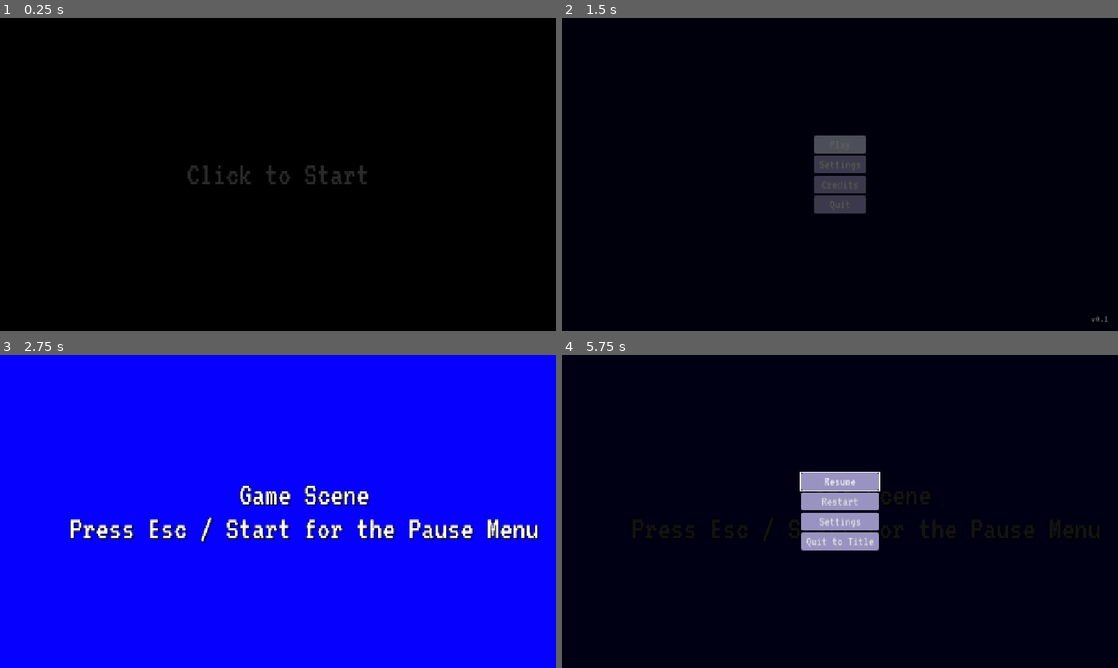
Above: before the commit, frames 1-4 (two rows, left to right).
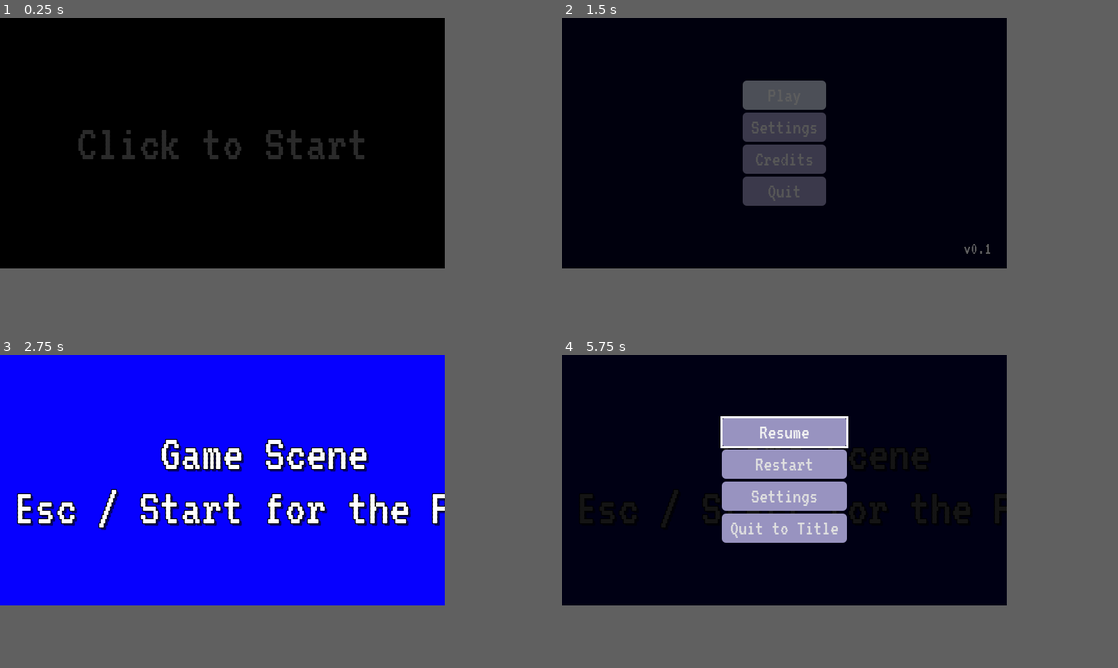
Above: after the commit, the same moments.

Repository: JeremyMarkWilcox/Pet-Game
Game: Godot game, scene res://core/ui/boot.tscn
The game is run twice, just before and just after one commit, with the same random seed, the same clock (stepped at 60 frames per second) and the same inputs. Sound files missing from this copy of the repository are replaced by a short silence.
Inputs (mouse positions are in pixels of both pictures, inside the frame that each line leads up to):
- Up to frame 1 (0.25 s): no input
- Up to frame 2 (1.5 s): click "Play" at 0.5 s; click "Play" at 1.25 s
- Up to frame 3 (2.75 s): tap Enter at 2 s; move the mouse to (400, 495) at 2.02 s; hold Right (ui_right) from 2.03 s (still down); click (400, 495) at 2.17 s
- Up to frame 4 (5.75 s): tap Space at 2.75, 4.25 s; move the mouse to (728, 527) at 2.77 s; release Right (ui_right) at 2.78 s; hold Down (ui_down) 2.78-3.53 s; tap Enter at 3.5, 5 s; move the mouse to (895, 442) at 3.52 s; hold Right (ui_right) 3.53-4.28 s; move the mouse to (812, 574) at 4.27 s; hold Up (ui_up) 4.28-5.03 s; click (812, 574) at 4.42 s; move the mouse to (1006, 558) at 5.02 s; hold Left (ui_left) from 5.03 s (still down); tap Escape (pause) at 5.65 s
In our replay, the window is 800x450 before the commit and 640x360 after it. These sizes can differ from the game's own. Grey fills any space a smaller window leaves; there, only what the larger window draws over its background counts as a difference.

The runs differ from the first frame. In frame 1, 1.8% of the frame differs, in the area x 14-66%, y 35-54%; in frame 2, 7.0%; in frame 3, 9.3%, in the area x 3-97%, y 26-60%; in frame 4, 9.0%.

Commit message:
Started setting up the project

Diff:
--- a/core/autoloads/settings.gd
+++ b/core/autoloads/settings.gd
@@ -12,8 +12,6 @@
 var flashing := true
 
 var _config := ConfigFile.new()
-
-var game_speed := 1.0
 
 func _ready() -> void:
 	load_settings()
@@ -55,7 +53,6 @@
 	_config.set_value("display", "ui_scale", ui_scale)
 	_config.set_value("accessibility", "screen_shake", screen_shake)
 	_config.set_value("accessibility", "flashing", flashing)
-	_config.set_value("gameplay", "game_speed", game_speed)
 	var error := _config.save(CONFIG_PATH)
 	if error != OK:
 		push_warning("Settings: could not save %s" % CONFIG_PATH)
@@ -70,7 +67,6 @@
 	ui_scale = _config.get_value("display", "ui_scale", ui_scale)
 	screen_shake = _config.get_value("accessibility", "screen_shake", screen_shake)
 	flashing = _config.get_value("accessibility", "flashing", flashing)
-	game_speed = _config.get_value("gameplay", "game_speed", game_speed)
 
 
 func _apply_all() -> void:
@@ -79,7 +75,6 @@
 	if not OS.has_feature("web"):  # browsers only allow fullscreen after a click
 		_apply_fullscreen()
 	get_tree().root.content_scale_factor = ui_scale
-	Engine.time_scale = game_speed
 
 
 func _apply_volume(bus: String) -> void:
@@ -94,9 +89,3 @@
 func _apply_fullscreen() -> void:
 	var mode := DisplayServer.WINDOW_MODE_FULLSCREEN if fullscreen else DisplayServer.WINDOW_MODE_WINDOWED
 	DisplayServer.window_set_mode(mode)
-
-
-func set_game_speed(value: float) -> void:
-	game_speed = value
-	Engine.time_scale = game_speed
-	changed.emit()
--- a/core/ui/settings_menu.gd
+++ b/core/ui/settings_menu.gd
@@ -12,8 +12,6 @@
 @export var back_button: Button
 @export var controls_button: Button
 @export var controls_menu: BaseMenu
-@export var game_speed_slider: HSlider
-@export var game_speed_value_label: Label
 @export var ui_scale_down_button: Button
 @export var ui_scale_up_button: Button
 @export var ui_scale_value_label: Label
@@ -30,7 +28,6 @@
 	shake_toggle.toggled.connect(Settings.set_screen_shake)
 	flash_toggle.toggled.connect(Settings.set_flashing)
 	back_button.pressed.connect(MenuManager.close_menu)
-	game_speed_slider.value_changed.connect(_on_game_speed_changed)
 	ui_scale_down_button.pressed.connect(_step_ui_scale.bind(-1))
 	ui_scale_up_button.pressed.connect(_step_ui_scale.bind(1))
 
@@ -53,15 +50,6 @@
 	super()
 
 
-func _on_game_speed_changed(value: float) -> void:
-	Settings.set_game_speed(value)
-	_update_game_speed_label(value)
-
-
-func _update_game_speed_label(value: float) -> void:
-	game_speed_value_label.text = "%sx" % value
-
-
 func _sync_from_settings() -> void:
 	master_slider.set_value_no_signal(Settings.volumes["Master"])
 	music_slider.set_value_no_signal(Settings.volumes["Music"])
@@ -74,8 +62,6 @@
 	fullscreen_toggle.set_pressed_no_signal(is_fullscreen)
 	shake_toggle.set_pressed_no_signal(Settings.screen_shake)
 	flash_toggle.set_pressed_no_signal(Settings.flashing)
-	game_speed_slider.set_value_no_signal(Settings.game_speed)
-	_update_game_speed_label(Settings.game_speed)
 	_update_ui_scale_display()
 
 
--- a/core/ui/settings_menu.tscn
+++ b/core/ui/settings_menu.tscn
@@ -3,7 +3,7 @@
 [ext_resource type="Script" uid="uid://ofjd23x0aj6q" path="res://core/ui/settings_menu.gd" id="1_ig1xr"]
 [ext_resource type="Theme" uid="uid://big3vhu7k1hbb" path="res://core/theme/base_theme.tres" id="3_2255v"]
 
-[node name="SettingsMenu" type="Control" unique_id=662873383 …(138 unchanged characters)… le", "back_button", "controls_button", "game_speed_slider", "game_speed_value_label", "ui_scale_down_button", "ui_scale_up_button", "ui_scale_value_label", "first_focus", "focus_chain")]
+[node name="SettingsMenu" type="Control" unique_id=662873383 …(138 unchanged characters)… le", "back_button", "controls_button", "ui_scale_down_button", "ui_scale_up_button", "ui_scale_value_label", "first_focus", "focus_chain")]
 layout_mode = 3
 anchors_preset = 15
 anchor_right = 1.0
@@ -20,13 +20,11 @@
 flash_toggle = NodePath("VBoxMain/ScrollContainer/ScrollerVBox/FlashingEffectsBox/FlashingEffects")
 back_button = NodePath("VBoxMain/BackButton")
 controls_button = NodePath("VBoxMain/ScrollContainer/ScrollerVBox/ControlsButton")
-game_speed_slider = NodePath("VBoxMain/ScrollContainer/ScrollerVBox/GameSpeedBox/GameSpeedSlider")
-game_speed_value_label = NodePath("VBoxMain/ScrollContainer/ScrollerVBox/GameSpeedBox/GameSpeedValue")
 ui_scale_down_button = NodePath("VBoxMain/ScrollContainer/ScrollerVBox/UIScale/UiScaleDown")
 ui_scale_up_button = NodePath("VBoxMain/ScrollContainer/ScrollerVBox/UIScale/UiScaleUp")
 ui_scale_value_label = NodePath("VBoxMain/ScrollContainer/ScrollerVBox/UIScale/UiScaleValue")
 first_focus = NodePath("VBoxMain/ScrollContainer/ScrollerVBox/Master/MasterHSlider")
-focus_chain = [NodePath("VBoxMain/ScrollContainer/ScrollerVB …(552 unchanged characters)… ("VBoxMain/ScrollContainer/ScrollerVBox/GameSpeedBox/GameSpeedSlider"), NodePath("VBoxMain/ScrollContainer/ScrollerVBox/ControlsButton"), NodePath("VBoxMain/BackButton")]
+focus_chain = [NodePath("VBoxMain/ScrollContainer/ScrollerVB …(552 unchanged characters)… ("VBoxMain/ScrollContainer/ScrollerVBox/ControlsButton"), NodePath("VBoxMain/BackButton")]
 metadata/_edit_horizontal_guides_ = [-51.0]
 
 [node name="Dim" type="ColorRect" parent="." unique_id=316380518]
@@ -220,28 +218,6 @@
 text = "Gameplay"
 horizontal_alignment = 1
 
-[node name="GameSpeedBox" type="HBoxContainer" parent="VBoxMain/ScrollContainer/ScrollerVBox" unique_id=1834207407]
-layout_mode = 2
-
-[node name="GameSpeedText" type="Label" parent="VBoxMain/ScrollContainer/ScrollerVBox/GameSpeedBox" unique_id=368132536]
-layout_mode = 2
-theme = ExtResource("3_2255v")
-text = "Game Speed        "
-
-[node name="GameSpeedSlider" type="HSlider" parent="VBoxMain/ScrollContainer/ScrollerVBox/GameSpeedBox" unique_id=558781620]
-layout_mode = 2
-size_flags_horizontal = 3
-min_value = 0.5
-max_value = 2.0
-step = 0.25
-value = 0.5
-
-[node name="GameSpeedValue" type="Label" parent="VBoxMain/ScrollContainer/ScrollerVBox/GameSpeedBox" unique_id=1405486294]
-custom_minimum_size = Vector2(50, 0)
-layout_mode = 2
-theme = ExtResource("3_2255v")
-text = "1x\" and \"1.75x"
-
 [node name="ControlsButton" type="Button" parent="VBoxMain/ScrollContainer/ScrollerVBox" unique_id=190658101]
 layout_mode = 2
 text = "Controls"
--- a/game/game.tscn
+++ b/game/game.tscn
@@ -69,6 +69,7 @@
 visible = false
 layout_mode = 1
 settings_menu = NodePath("../SettingsMenu")
+pause_on_focus_loss = false
 
 [node name="SettingsMenu" parent="." unique_id=662873383 node_paths=PackedStringArray("controls_menu") instance=ExtResource("3_m71xk")]
 visible = false
--- /dev/null
+++ b/game/pet/needs/boredom.tres
@@ -0,0 +1,8 @@
+[gd_resource type="Resource" script_class="NeedData" format=3 uid="uid://d1ptpuylddq00"]
+
+[ext_resource type="Script" uid="uid://c3kq1ndplnwlm" path="res://game/pet/needs/need_data.gd" id="1_h8dkc"]
+
+[resource]
+script = ExtResource("1_h8dkc")
+action_id = &"play"
+metadata/_custom_type_script = "uid://c3kq1ndplnwlm"
--- /dev/null
+++ b/game/pet/needs/hunger.tres
@@ -0,0 +1,8 @@
+[gd_resource type="Resource" script_class="NeedData" format=3 uid="uid://cjpffpw62djl2"]
+
+[ext_resource type="Script" uid="uid://c3kq1ndplnwlm" path="res://game/pet/needs/need_data.gd" id="1_3tc7t"]
+
+[resource]
+script = ExtResource("1_3tc7t")
+action_id = &"feed"
+metadata/_custom_type_script = "uid://c3kq1ndplnwlm"
--- /dev/null
+++ b/game/pet/needs/need_data.gd
@@ -0,0 +1,21 @@
+class_name NeedData
+extends Resource
+## One pet need (hunger, boredom...). All tuning happens in the Inspector.
+## Needs run from 1.0 (full) to 0.0 (empty).
+
+@export var id: StringName
+@export var action_id: StringName ## The action that satisfies this need, e.g. &"feed"
+@export var icon: Texture2D ## Shown in the need bubble (no text)
+
+@export_group("Decay")
+@export_range(0.5, 24.0, 0.5, "suffix:h") var hours_full_to_empty: float = 4.0
+@export_range(0.0, 1.0, 0.05) var offline_rate_multiplier: float = 0.25 ## Slower decay while the tab is closed
+@export_range(0.0, 1.0, 0.05) var offline_floor: float = 0.2 ## Never drops below this while closed
+
+@export_group("Behavior")
+@export_range(0.0, 1.0, 0.05) var request_threshold: float = 0.4 ## Below this, the pet asks for it
+@export_range(0.0, 1.0, 0.05) var satisfy_amount: float = 0.5
+
+
+func get_decay_per_second() -> float:
+	return 1.0 / (hours_full_to_empty * 3600.0)
--- a/project.godot
+++ b/project.godot
@@ -10,7 +10,7 @@
 
 [application]
 
-config/name="Jam Base"
+config/name="Desktop Pet"
 config/version="0.1"
 run/main_scene="uid://bc7gq4vhepj5j"
 config/features=PackedStringArray("4.7", "GL Compatibility")
@@ -35,10 +35,11 @@
 
 [display]
 
-window/size/viewport_width=1280
-window/size/viewport_height=720
-window/stretch/mode="canvas_items"
+window/size/viewport_width=640
+window/size/viewport_height=360
+window/stretch/mode="viewport"
 window/stretch/aspect="expand"
+window/stretch/scale_mode="integer"
 
 [gui]
 
@@ -73,6 +74,7 @@
 
 [rendering]
 
+textures/canvas_textures/default_texture_filter=0
 rendering_device/driver.windows="d3d12"
 renderer/rendering_method="gl_compatibility"
 renderer/rendering_method.mobile="gl_compatibility"
Not shown, changed: export_presets.cfg
Not shown, added: game/pet/needs/need_data.gd.uid
